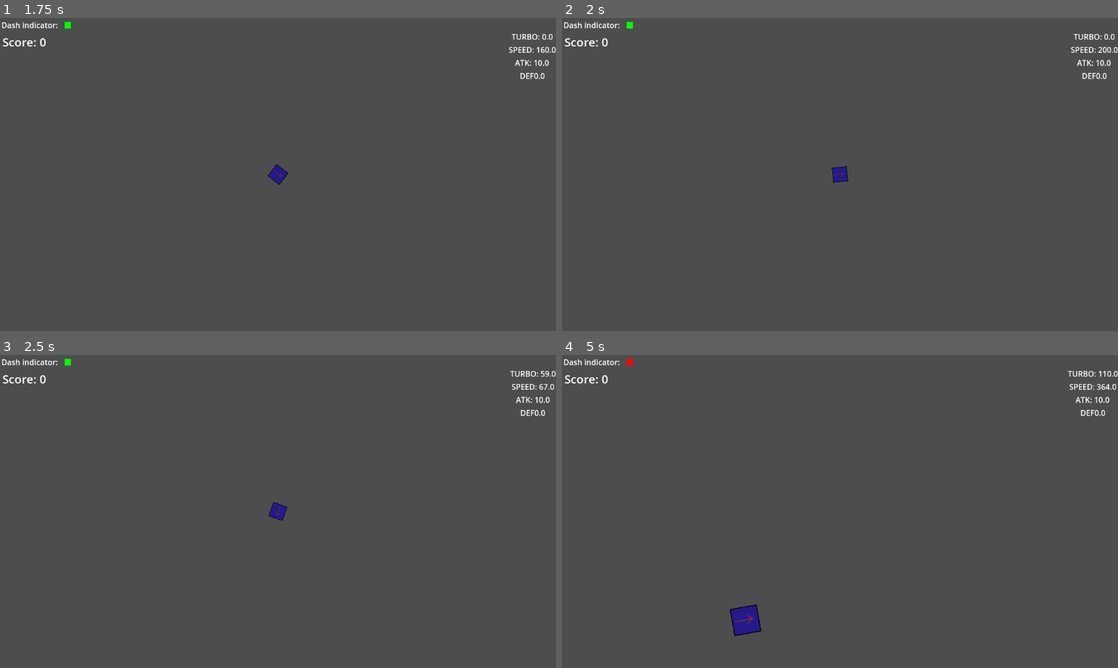
Above: before the commit, frames 1-4 (two rows, left to right).
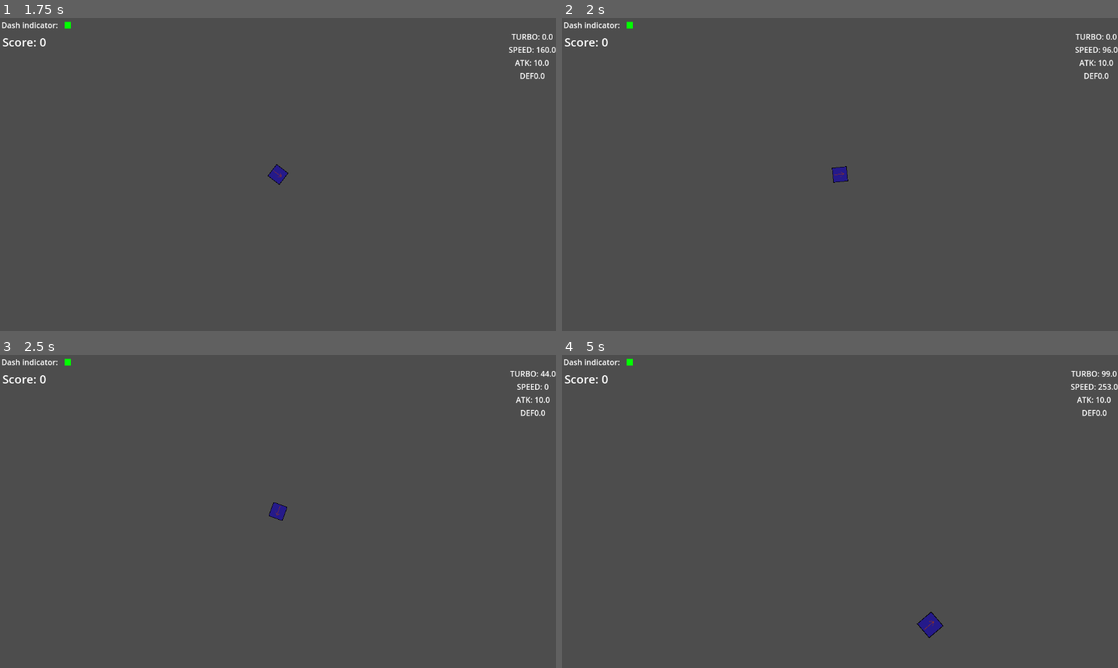
Above: after the commit, the same moments.

Repository: IanuReeves/Dirt-Defenders
Game: Godot game, scene res://scenes/ui/main_menu.tscn
The game is run twice, just before and just after one commit, with the same random seed, the same clock (stepped at 60 frames per second) and the same inputs.
Inputs (mouse positions are in pixels of both pictures, inside the frame that each line leads up to):
- Up to frame 1 (1.75 s): click "Launch!" at 0.5 s; tap Enter at 1.25 s; move the mouse to (400, 158) at 1.27 s; hold W (forward) from 1.28 s (still down); tap Q (dash) at 1.35 s
- Up to frame 2 (2 s): keep holding W (forward)
- Up to frame 3 (2.5 s): move the mouse to (166, 527) at 2.02 s; release W (forward) at 2.03 s; hold S (brake) from 2.03 s (still down); click (166, 527) at 2.1 s
- Up to frame 4 (5 s): move the mouse to (895, 442) at 2.77 s; release S (brake) at 2.78 s; hold F (zoom) 2.78-3.53 s; hold W (forward) 2.78-4.28 s; move the mouse to (812, 574) at 3.52 s; tap Q (dash) at 3.6 s; move the mouse to (1006, 558) at 4.27 s; press the mouse at (1006, 558) at 4.28 s; hold S (brake) from 4.28 s (still down)

Frame 1 is identical in both runs. In frame 2, 0.3% of the frame differs, in the area x 91-100%, y 5-20%; in frame 3, 0.1%; in frame 4, 1.1%, in the area x 11-100%, y 1-91%.

Commit message:
added planet and fumble ai

Diff:
--- a/scenes/enemy.tscn
+++ b/scenes/enemy.tscn
@@ -1,9 +1,8 @@
-[gd_scene load_steps=8 format=3 uid="uid://b03d85g3b64k7"]
+[gd_scene load_steps=7 format=3 uid="uid://b03d85g3b64k7"]
 
 [ext_resource type="Script" uid="uid://cv4j3girky82k" path="res://scripts/enemy.gd" id="1_5uy6h"]
 [ext_resource type="Script" uid="uid://bu27sw7avjeew" path="res://scripts/components/hitboxcomponent.gd" id="1_md0e3"]
 [ext_resource type="Script" uid="uid://wy7pwks6axut" path="res://scripts/components/healthcomponent.gd" id="2_4ra3w"]
-[ext_resource type="Script" uid="uid://bg1t3w3oq0fho" path="res://scripts/components/state_machine.gd" id="4_c4w8v"]
 
 [sub_resource type="CircleShape2D" id="CircleShape2D_5uy6h"]
 
@@ -35,6 +34,3 @@
 
 [node name="CollisionShape2D" type="CollisionShape2D" parent="Area2D"]
 shape = SubResource("CircleShape2D_xwavj")
-
-[node name="StateMachine" type="Node" parent="."]
-script = ExtResource("4_c4w8v")
--- a/scenes/game.tscn
+++ b/scenes/game.tscn
@@ -1,19 +1,33 @@
-[gd_scene load_steps=5 format=3 uid="uid://bfjdogfx64gtl"]
+[gd_scene load_steps=8 format=3 uid="uid://bfjdogfx64gtl"]
 
 [ext_resource type="PackedScene" uid="uid://6s3hfdcvwbxr" path="res://scenes/player.tscn" id="1_3wq0y"]
 [ext_resource type="Script" uid="uid://wol241yxawos" path="res://scripts/world.gd" id="1_vrqln"]
-[ext_resource type="PackedScene" uid="uid://lf7iyos0k68w" path="res://scenes/objects/gravity_well.tscn" id="3_uh7nf"]
+[ext_resource type="PackedScene" uid="uid://w87vxtedle5q" path="res://scenes/planet.tscn" id="4_iywne"]
 [ext_resource type="Script" uid="uid://dfpumv1ys3rqw" path="res://scenes/Worldcam.gd" id="4_jlvyt"]
+[ext_resource type="Script" uid="uid://bqs8g8lkjasxa" path="res://scripts/resources/enemy_stats.gd" id="4_p57ef"]
+[ext_resource type="PackedScene" uid="uid://b03d85g3b64k7" path="res://scenes/enemy.tscn" id="5_iywne"]
+
+[sub_resource type="Resource" id="Resource_u5sy4"]
+script = ExtResource("4_p57ef")
+speed = 20.0
+max_hp = 100.0
+attack = 10.0
+detect_range = 30.0
+desired_target_distance = 10.0
+metadata/_custom_type_script = "uid://bqs8g8lkjasxa"
 
 [node name="World" type="Node2D"]
 script = ExtResource("1_vrqln")
 
 [node name="Player" parent="." instance=ExtResource("1_3wq0y")]
 
-[node name="Gravity Well" parent="." instance=ExtResource("3_uh7nf")]
-position = Vector2(618, 244)
-size = 150.0
+[node name="Enemy" parent="." node_paths=PackedStringArray("planet") instance=ExtResource("5_iywne")]
+position = Vector2(-4, 100)
+stats = SubResource("Resource_u5sy4")
+planet = NodePath("../RigidBody2D")
 
-[node name="Camera2D" type="Camera2D" parent="Gravity Well"]
-position = Vector2(0, 1)
+[node name="RigidBody2D" parent="." instance=ExtResource("4_iywne")]
+position = Vector2(385, 291)
+
+[node name="Camera2D" type="Camera2D" parent="RigidBody2D"]
 script = ExtResource("4_jlvyt")
--- a/scenes/planet.tscn
+++ b/scenes/planet.tscn
@@ -5,18 +5,21 @@
 [ext_resource type="Script" uid="uid://bu27sw7avjeew" path="res://scripts/components/hitboxcomponent.gd" id="3_48b8c"]
 
 [sub_resource type="CircleShape2D" id="CircleShape2D_3s4jt"]
+radius = 203.983
 
 [sub_resource type="CircleShape2D" id="CircleShape2D_1wmcx"]
+radius = 44.1022
 
 [sub_resource type="CircleShape2D" id="CircleShape2D_ggt7d"]
+radius = 45.2769
 
-[node name="RigidBody2D" type="RigidBody2D"]
+[node name="RigidBody2D" type="StaticBody2D"]
 
 [node name="Planet" type="Area2D" parent="."]
 script = ExtResource("1_ggt7d")
 metadata/_custom_type_script = "uid://ykhl3a1mrqd2"
 
-[node name="CollisionShape2D" type="CollisionShape2D" parent="Planet"]
+[node name="GravityArea" type="CollisionShape2D" parent="Planet"]
 shape = SubResource("CircleShape2D_3s4jt")
 
 [node name="HealthComponent" type="Node" parent="Planet"]
@@ -27,8 +30,8 @@
 script = ExtResource("3_48b8c")
 metadata/_custom_type_script = "uid://bu27sw7avjeew"
 
-[node name="CollisionShape2D" type="CollisionShape2D" parent="Planet/HitBoxComponent"]
+[node name="HitboxShape" type="CollisionShape2D" parent="Planet/HitBoxComponent"]
 shape = SubResource("CircleShape2D_1wmcx")
 
-[node name="CollisionShape2D" type="CollisionShape2D" parent="."]
+[node name="Collision" type="CollisionShape2D" parent="."]
 shape = SubResource("CircleShape2D_ggt7d")
--- a/scripts/components/state.gd
+++ /dev/null
@@ -1,28 +0,0 @@
-## Virtual base class for all states.
-## Extend this class and override its methods to implement a state.
-class_name State extends Node
-
-## Emitted when the state finishes and wants to transition to another state.
-signal finished(next_state_path: String, data: Dictionary)
-
-## Called by the state machine when receiving unhandled input events.
-func handle_input(_event: InputEvent) -> void:
-	pass
-
-## Called by the state machine on the engine's main loop tick.
-func update(_delta: float) -> void:
-	pass
-
-## Called by the state machine on the engine's physics update tick.
-func physics_update(_delta: float) -> void:
-	pass
-
-## Called by the state machine upon changing the active state. The `data` parameter
-## is a dictionary with arbitrary data the state can use to initialize itself.
-func enter(previous_state_path: String, data := {}) -> void:
-	pass
-
-## Called by the state machine before changing the active state. Use this function
-## to clean up the state.
-func exit() -> void:
-	pass
--- a/scripts/components/state_machine.gd
+++ /dev/null
@@ -1,32 +0,0 @@
-class_name StateMachine extends Node
-
-@export var initial_state: State = null
-
-@onready var state: State = (func get_initial_state() -> State:
-	return initial_state if initial_state != null else get_child(0)
-).call()
-
-
-func _ready() -> void:
-	for state_node: State in find_children("*", "State"):
-		state_node.finished.connect(_transition_to_next_state)
-	await owner.ready
-	state.enter("")
-
-func _process(delta: float) -> void:
-	state.update(delta)
-
-func _physics_process(delta: float) -> void:
-	state.physics_update(delta)
-
-func _unhandled_input(event: InputEvent) -> void:
-	state.handle_input(event)
-
-func _transition_to_next_state(target_state_path: String, data: Dictionary = {}) -> void:
-	if not has_node(target_state_path):
-		printerr(owner.name + ": Trying to transition to state " + target_state_path + " but it does not exist.")
-		return
-	var previous_state_path := state.name
-	state.exit()
-	state = get_node(target_state_path)
-	state.enter(previous_state_path, data)
--- a/scripts/enemy.gd
+++ b/scripts/enemy.gd
@@ -1,8 +1,42 @@
 extends CharacterBody2D
 class_name Enemy
 @export var stats:EnemyStats
-@export var health:HealthComponent
-enum state {STALKING, ATTACKING}
+@onready var health:HealthComponent = $HealthComponent
+@export var planet:StaticBody2D
+@export var target:Vector2 = Vector2(0,0)
+
+enum STATES {PUSHING, STALKING}
+@export var state:STATES
+
 func _ready() -> void:
 	health.max = stats.max_hp
 	health.current = stats.max_hp
+
+func sort_distance(a,b):
+	if a.length() > b.length():
+		return true
+	return false
+
+func _processasss(delta: float) -> void:
+	var targets = Array()
+	if $Area2D.get_overlapping_bodies().filter(is_player).size() > 0:
+		for body in $Area2D.get_overlapping_bodies().filter(is_player):
+			targets.append(body.position)
+		if targets.size() > 0:
+			targets.sort_custom(sort_distance)
+			target = to_local(targets[0])
+	else:
+		target = to_local(position)
+
+func is_player(value):
+	if value is Player:
+		return true
+	return false
+
+func _physics_process(delta: float) -> void:
+	look_at(target)
+	if position.distance_to(target) > stats.desired_target_distance:
+		if position.distance_to(target) < stats.speed:
+			velocity = transform.x * position.distance_to(target)
+		else:
+			velocity = transform.x * stats.speed
--- a/scripts/objects/gravity_well.gd
+++ b/scripts/objects/gravity_well.gd
@@ -6,9 +6,10 @@
 
 # Called when the node enters the scene tree for the first time.
 func _ready() -> void:
-	$CollisionShape2D.shape.radius = size
+	pass
+	#$CollisionShape2D.shape.radius = size
 
 func _physics_process(delta: float) -> void:
 	for body in get_overlapping_bodies():
 		if body is Player:
-			body.velocity += strength * body.position.direction_to(position)
+			body.velocity += strength * body.global_position.direction_to(to_global(position))
--- a/scripts/resources/enemy_stats.gd
+++ b/scripts/resources/enemy_stats.gd
@@ -4,3 +4,4 @@
 @export var max_hp:float
 @export var attack:float
 @export var detect_range:float
+@export var desired_target_distance:float
Not shown, removed: scripts/components/state.gd.uid
Not shown, removed: scripts/components/state_machine.gd.uid
